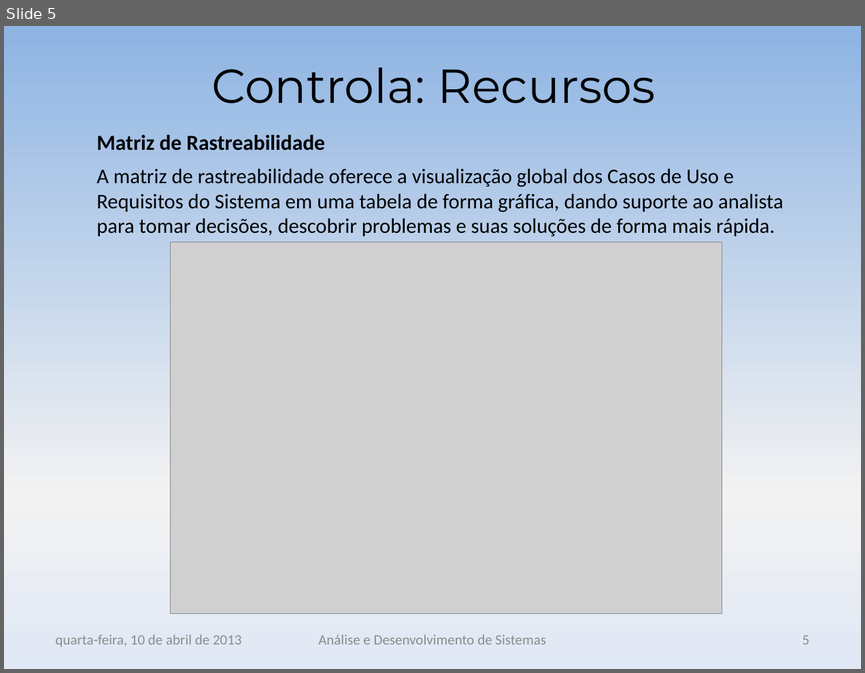
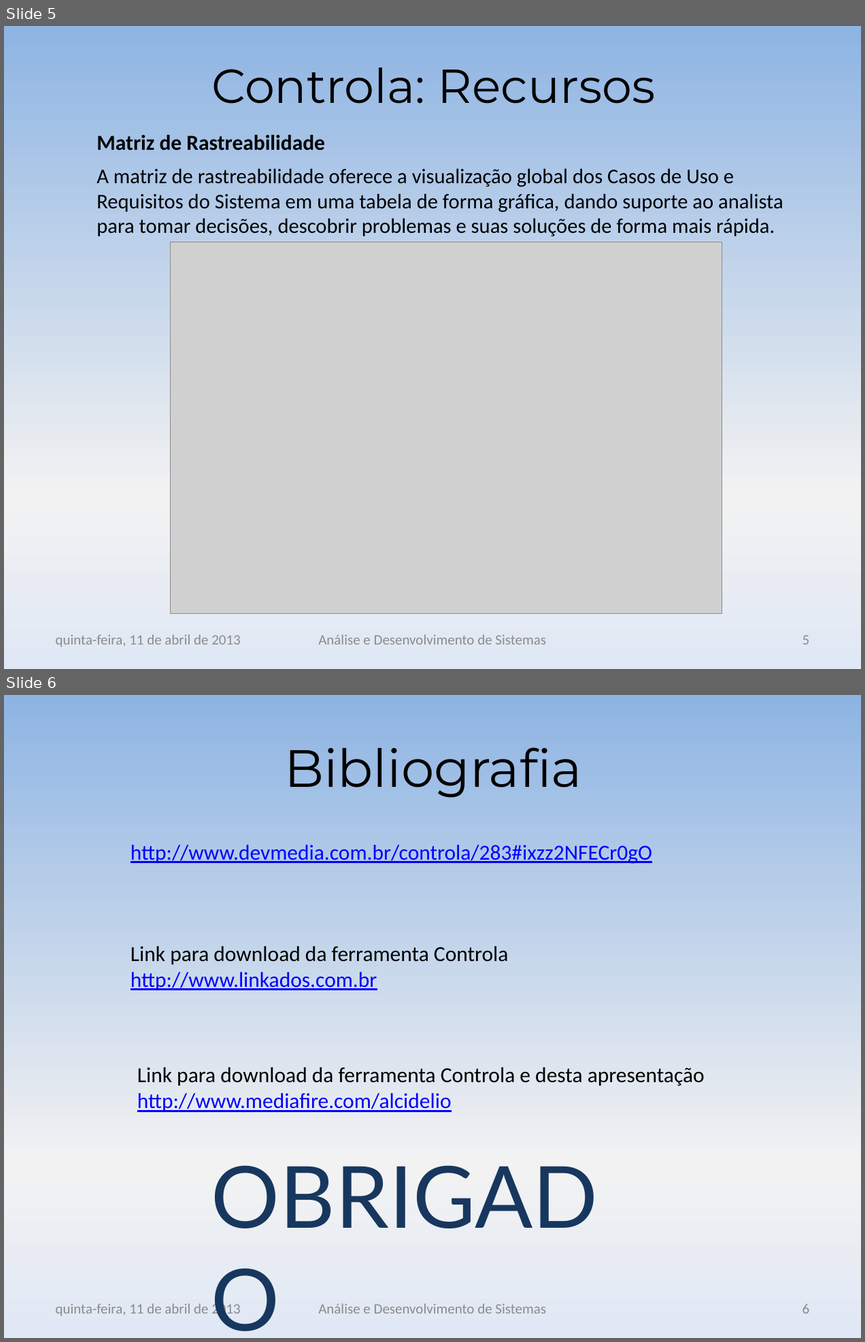
Before and after one commit to andreluizst/ads03na-academia, a slide deck: ENR/ENR_ApresentaçãoControla.pptx. Shown one above the other, each under a label of ours: slide 5 before the commit, slides 5 and 6 after it. The pictures are 865x673 and 865x1342 pixels, drawn with LibreOffice and Linux fonts; fonts in the diff are those of the drawing; grey boxes stand for pictures; background and template pictures are left out. Boxes give left, top, right and bottom in pixels: in the first picture for what was removed or moved away, otherwise in the second. Text is boxed around its words. In the diff, an @@ line names an element or a change of style, - is before the commit and + after.

Commit message:
Slide de apresentação - Final

```diff
--- a/ENR/ENR_ApresentaçãoControla.pptx
+++ b/ENR/ENR_ApresentaçãoControla.pptx
@@ slide 6 added at [4, 695, 861, 1338], background gradient #8EB4E3 to #F2F2F2 to #E1E8F5 @@
@@ title added at [284, 747, 582, 798], 44 pt, text #000000 @@
+Bibliografia
@@ text added at [130, 845, 652, 864], 18 pt, text #0000FF, underline @@
+http://www.devmedia.com.br/controla/283#ixzz2NFECr0gO
@@ text added at [130, 946, 508, 990], 18 pt, text #000000 @@
+Link para download da ferramenta Controla
+http://www.linkados.com.br
@@ text added at [137, 1067, 704, 1112], 18 pt, text #000000 @@
+Link para download da ferramenta Controla e desta apresentação
+http://www.mediafire.com/alcidelio
@@ text added at [203, 1138, 668, 1250], 72 pt, text #17375E @@
+OBRIGADO
@@ text added at [56, 1301, 241, 1317], 12 pt, text #8C8C8C @@
+quinta-feira, 11 de abril de 2013
@@ text added at [318, 1303, 546, 1313], 12 pt, text #8C8C8C @@
+Análise e Desenvolvimento de Sistemas
@@ page number added at [802, 1304, 810, 1313], 12 pt, text #8C8C8C @@
+6
@@ slide 5 changed as well @@
@@ text at [56, 634, 241, 647]: text changed @@
-quarta-feira, 10 de abril de 2013
+quinta-feira, 11 de abril de 2013
```
Also in this commit, not shown: 4 other slides changed.
